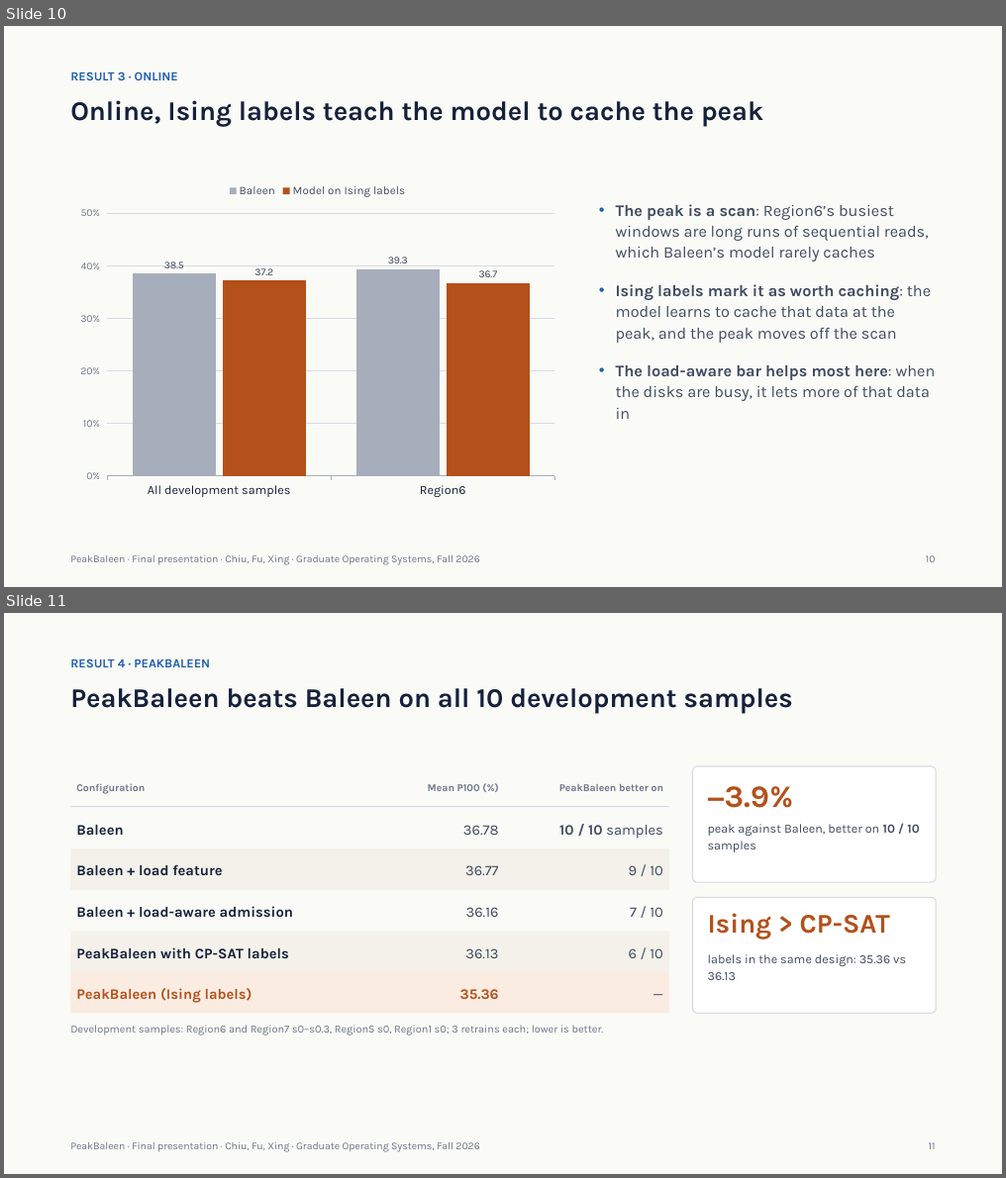
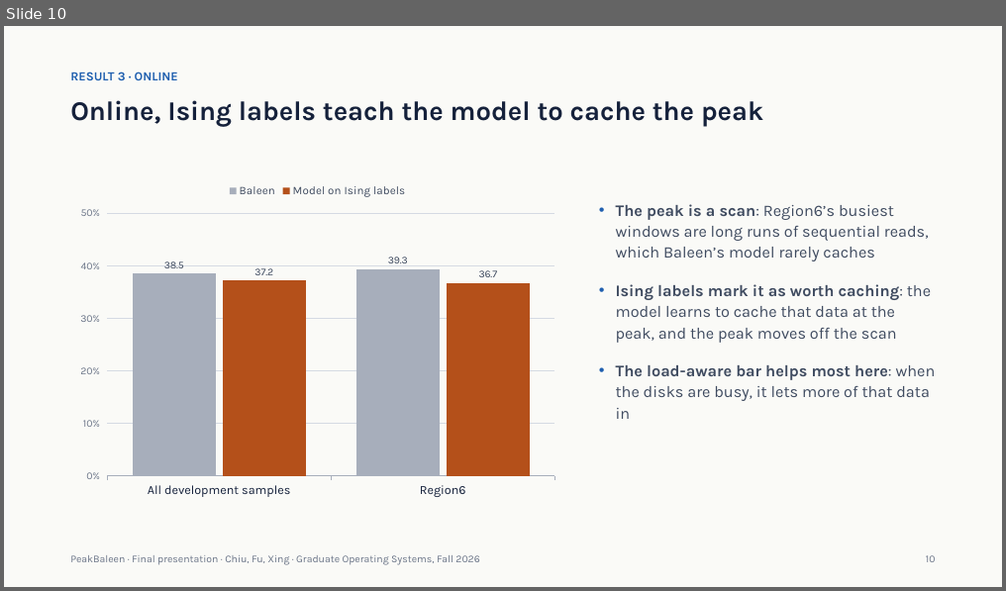
Before and after one commit to xingsixue123/OS_final_project, a slide deck: changes/6_final/PeakBaleen_Final_v3.pptx. Shown one above the other, each under a label of ours: slides 10 and 11 before the commit, slide 10 after it. The pictures are 1006x1178 and 1006x591 pixels, drawn with LibreOffice and Linux fonts; fonts in the diff are those of the drawing. Boxes give left, top, right and bottom in pixels: in the first picture for what was removed or moved away, otherwise in the second. Text is boxed around its words. In the diff, an @@ line names an element or a change of style, - is before the commit and + after.

```diff
--- a/changes/6_final/PeakBaleen_Final_v3.pptx
+++ b/changes/6_final/PeakBaleen_Final_v3.pptx
@@ slide 11 removed at bbox=[4, 613, 1002, 1174], background #FAFAF7 @@
@@ text removed at bbox=[70, 659, 210, 667] @@
-RESULT 4 · PEAKBALEEN
@@ title removed at bbox=[70, 688, 793, 714] @@
-PeakBaleen beats Baleen on all 10 development samples
@@ text removed at bbox=[76, 783, 145, 794] @@
-Configuration
@@ text removed at bbox=[428, 784, 480, 791] @@
-Mean P100 (%)
@@ text removed at bbox=[559, 784, 663, 791] @@
-PeakBaleen better on
@@ rounded rectangle removed at bbox=[693, 766, 936, 882] @@
@@ text removed at bbox=[708, 786, 794, 808] @@
-−3.9%
@@ rectangle removed at bbox=[70, 806, 669, 807] @@
@@ rounded rectangle removed at bbox=[70, 849, 669, 890] @@
@@ text removed at bbox=[76, 825, 123, 835] @@
-Baleen
@@ text removed at bbox=[463, 825, 499, 835] @@
-36.78
@@ text removed at bbox=[559, 825, 663, 839] @@
-10 / 10 samples
@@ text removed at bbox=[708, 824, 919, 853] @@
-peak against Baleen, better on 10 / 10 samples
@@ text removed at bbox=[76, 865, 222, 875] @@
-Baleen + load feature
@@ text removed at bbox=[465, 865, 499, 875] @@
-36.77
@@ text removed at bbox=[629, 865, 663, 875] @@
-9 / 10
@@ text removed at bbox=[76, 906, 293, 917] @@
-Baleen + load-aware admission
@@ text removed at bbox=[466, 907, 499, 917] @@
-36.16
@@ text removed at bbox=[630, 907, 663, 917] @@
-7 / 10
@@ rounded rectangle removed at bbox=[693, 897, 936, 1014] @@
@@ rounded rectangle removed at bbox=[70, 931, 669, 972] @@
@@ text removed at bbox=[708, 913, 890, 940] @@
-Ising > CP-SAT
@@ text removed at bbox=[76, 948, 289, 959] @@
-PeakBaleen with CP-SAT labels
@@ text removed at bbox=[465, 949, 498, 959] @@
-36.13
@@ text removed at bbox=[629, 949, 663, 959] @@
-6 / 10
@@ text removed at bbox=[708, 955, 906, 980] @@
-labels in the same design: 35.36 vs 36.13
@@ rounded rectangle removed at bbox=[70, 972, 669, 1014] @@
@@ text removed at bbox=[76, 988, 252, 1003] @@
-PeakBaleen (Ising labels)
@@ text removed at bbox=[460, 989, 499, 999] @@
-35.36
@@ text removed at bbox=[511, 972, 663, 1014] @@
-—
@@ text removed at bbox=[70, 1025, 604, 1036] @@
-Development samples: Region6 and Region7 s0–s0.3, Region5 s0, Region1 s0; 3 retrains each; lower is better.
@@ text removed at bbox=[70, 1143, 479, 1153] @@
-PeakBaleen · Final presentation · Chiu, Fu, Xing · Graduate Operating Systems, Fall 2026
@@ text removed at bbox=[929, 1143, 936, 1150] @@
-11
```
Also in this commit, not shown: 4 slides changed, 1 slide added, 1 other slide removed, 5 other files.
